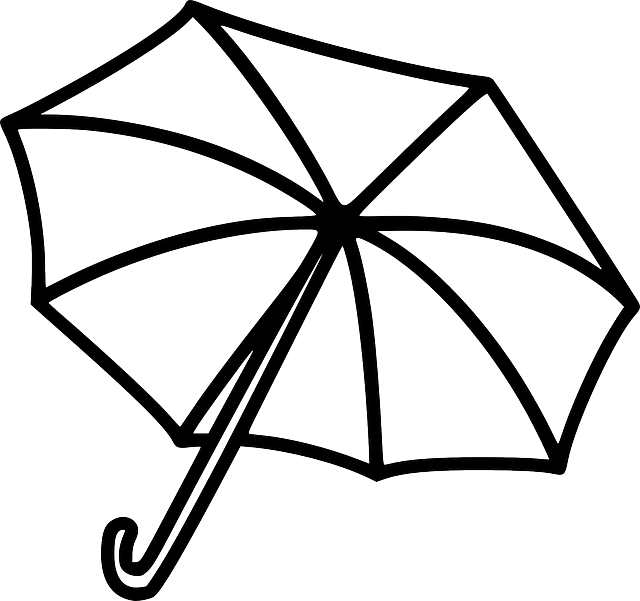
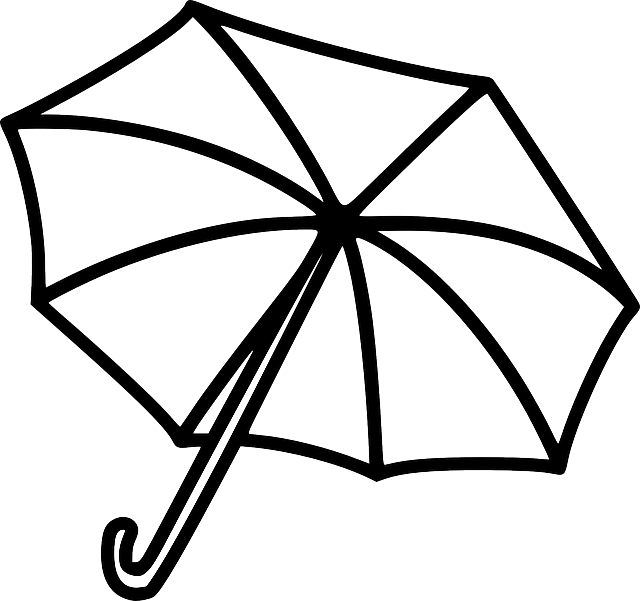
Comparing the layer stacks of the two 640x601 images. Changes:
painted on "Layer 0" over box(114, 349, 272, 588)
removed layer "Layer 10" over box(114, 347, 274, 588)
